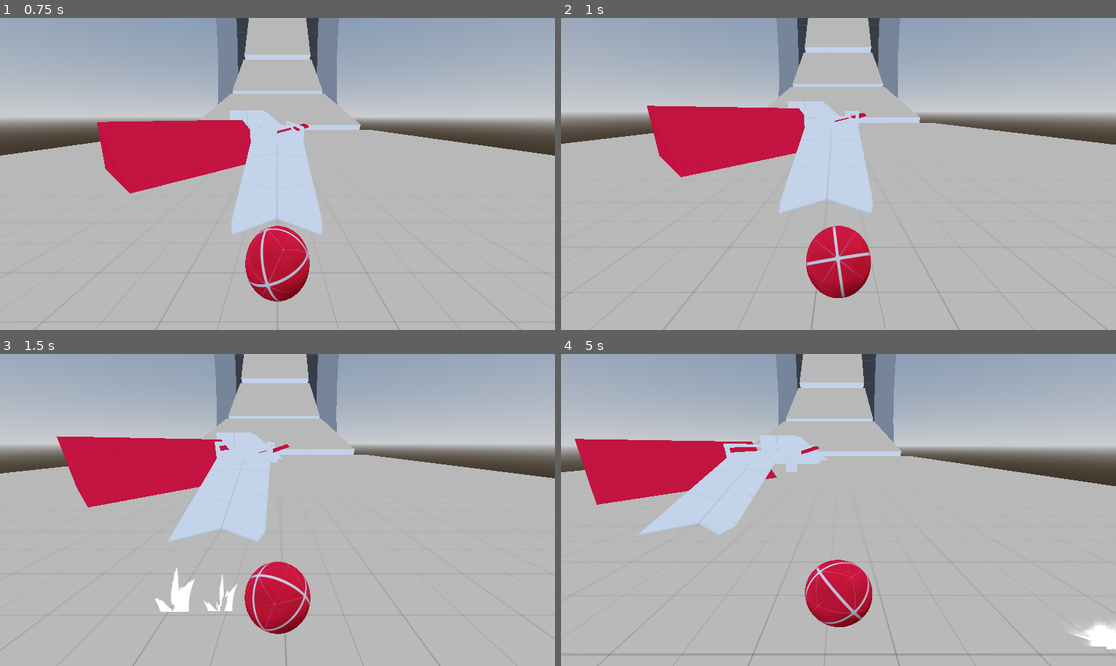
Above: before the commit, frames 1-4 (two rows, left to right).
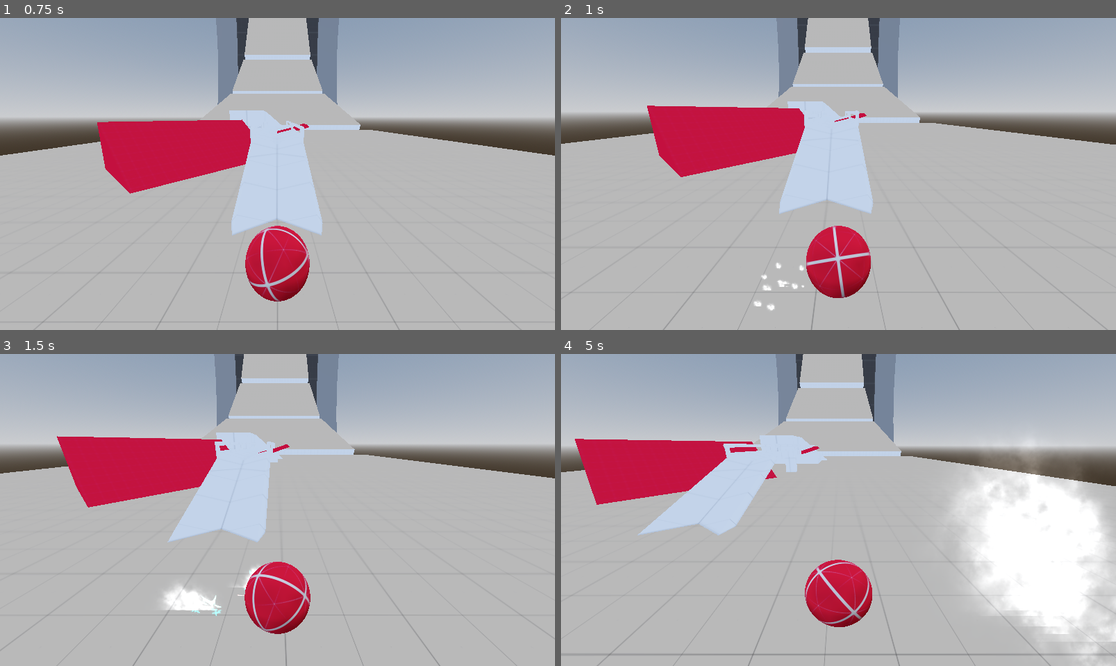
Above: after the commit, the same moments.

Repository: Bartticus/GMTK2025
Game: Godot game, scene res://Scenes/main/main.tscn
The game is run twice, just before and just after one commit, with the same random seed, the same clock (stepped at 60 frames per second) and the same inputs.
Inputs:
- Up to frame 1 (0.75 s): hold D (right) from 0.53 s (still down); hold Space (drift) from 0.53 s (still down)
- Up to frame 2 (1 s): keep holding D (right); keep holding Space (drift)
- Up to frame 3 (1.5 s): release D (right) at 1.28 s; release Space (drift) at 1.28 s; hold S (backward) from 1.28 s (still down); tap Space (drift) at 1.35 s
- Up to frame 4 (5 s): release S (backward) at 2.03 s; hold D (right) 2.03-2.78 s; hold Space (drift) 2.03-2.78 s; hold W (forward) 2.78-3.53 s; tap Space (drift) at 2.85, 4.35 s; hold Space (drift) 3.53-4.28 s; hold A (left) from 3.53 s (still down)

Frame 1 is identical in both runs. In frame 2, 0.1% of the frame differs, in the area x 34-46%, y 78-94%; in frame 3, 0.7%; in frame 4, 13%, in the area x 70-100%, y 29-100%.

Commit message:
Drift visuals fixed

Diff:
--- a/Scenes/marble/marble.gd
+++ b/Scenes/marble/marble.gd
@@ -22,11 +22,10 @@
 
 @onready var windSFX : AudioStreamPlayer3D = $windSFX
 
-var camera_initial_pos: Vector3
 var initial_friction: float
+var input_vector: Vector3
 
 func _ready() -> void:
-	camera_initial_pos = camera.position
 	camera_anchor.top_level = true
 	groundDetection1.top_level = true
 
@@ -41,15 +40,16 @@
 	visuals.visuals_handler(delta)
 	audio_handler()
 
-	camera_anchor.global_position = global_position# + camera_initial_pos
+	camera_anchor.global_position = global_position
 
 	groundDetection1.position = self.position
 
 func movement_handler(delta: float) -> void:
 	var f_input = Input.get_action_raw_strength("backward") - Input.get_action_raw_strength("forward")
 	var h_input = Input.get_action_raw_strength("left") - Input.get_action_raw_strength("right")
+	input_vector = Vector3(h_input, 0, -f_input) * 0.25
 
-	var camera_transform = camera.get_camera_transform()#camera_anchor.global_transform
+	var camera_transform = camera.get_camera_transform()
 
 	var f_force = f_input * torque * delta * camera_transform.basis.x.normalized()
 	var h_force = h_input * torque * delta * camera_transform.basis.z.normalized()
@@ -64,7 +64,9 @@
 var new_friction: float = 0
 
 func drift_handler(delta) -> void:
-	if not is_on_floor(): return
+	if not is_on_floor():
+		particle_handler(false)
+		return
 
 	if Input.is_action_just_pressed("drift"):
 		new_friction = 0
@@ -77,7 +79,7 @@
 		if new_friction < max_friction:
 			new_friction += 20
 
-		handle_particles(true)
+		particle_handler(true)
 
 	elif Input.is_action_just_released("drift"):
 		physics_material_override.friction = new_friction
@@ -85,23 +87,42 @@
 		var tween: Tween = create_tween()
 		tween.tween_property(self, "physics_material_override:friction", initial_friction, 2)
 
-		handle_particles(false)
+		particle_handler(false)
 
-func handle_particles(is_drifting: bool) -> void:
+var contact_pos: Vector3
+var rot_speed: float
+func particle_handler(is_drifting: bool) -> void:
+	rot_speed = angular_velocity.length()
+	var draw_size: Vector2 = Vector2(rot_speed, rot_speed) / 100
+	spark_particles1.draw_pass_1.size = draw_size
+	var hue: float = 0
+	if abs(rot_speed) < 50:
+		hue = .6
+	elif abs(rot_speed) < 100:
+		hue = .08
+	print(hue)
+	print(rot_speed)
+	var new_color = Color.from_hsv(hue, 1 , 100)
+	print(new_color)
+	spark_particles1.draw_pass_1.material.albedo_color = new_color
+	print(spark_particles1.draw_pass_1.material.albedo_color)
+
 	spark_particles1.emitting = is_drifting
 	spark_particles2.emitting = is_drifting
 
-	smoke_particles1.emitting = not is_drifting
-	smoke_particles2.emitting = not is_drifting
+	if not is_drifting:
+		smoke_particles1.restart()
+		smoke_particles1.emitting = true
+		smoke_particles1.global_position = particles.global_position + input_vector
+	smoke_particles2.emitting = is_drifting
 
 
 	var state = PhysicsServer3D.body_get_direct_state(get_rid())
 	if state:
 		for i in state.get_contact_count():
 			contact_pos = state.get_contact_local_position(i)
-	print(contact_pos)
 
-	particles.global_position = contact_pos
+	particles.global_position = contact_pos + input_vector
 
 func is_on_floor() -> bool:
 	for body in get_colliding_bodies():
@@ -120,11 +141,3 @@
 		rollSFX.volume_linear = 0
 
 	windSFX.volume_linear = marbleVOL / 100
-
-
-var contact_pos: Vector3
-#func _on_body_entered(body: Node) -> void:
-	#var state = PhysicsServer3D.body_get_direct_state(get_rid())
-	#if state:
-		#for i in state.get_contact_count():
-			#contact_pos = state.get_contact_local_position(i)
--- a/Scenes/marble/marble.tscn
+++ b/Scenes/marble/marble.tscn
@@ -44,17 +44,24 @@
 fractal_gain = 6.795
 
 [sub_resource type="Curve" id="Curve_o7fp8"]
-_data = [Vector2(0, 0), 0.0, 2.13933, 0, 0, Vector2(1, 1), 0.0, 0.0, 0, 0]
-point_count = 2
+_data = [Vector2(0, 0), 0.0, 3.16533, 0, 0, Vector2(0.102941, 1), 0.0, 0.0, 0, 0, Vector2(1, 0), -4.20225, 0.0, 0, 0]
+point_count = 3
 
 [sub_resource type="CurveTexture" id="CurveTexture_ld4xo"]
 curve = SubResource("Curve_o7fp8")
 
 [sub_resource type="ParticleProcessMaterial" id="ParticleProcessMaterial_fmvk0"]
 lifetime_randomness = 0.5
+angle_min = -180.0
+angle_max = 180.0
+direction = Vector3(1, 1, 1)
+spread = 180.0
+flatness = 1.0
+initial_velocity_min = 0.2
+initial_velocity_max = 0.2
 gravity = Vector3(0, 0.5, 0)
-scale_min = 0.1
-scale_max = 2.0
+scale_min = 0.5
+scale_max = 3.0
 scale_curve = SubResource("CurveTexture_ld4xo")
 hue_variation_min = -0.1
 hue_variation_max = 0.1
@@ -65,6 +72,7 @@
 cull_mode = 2
 shading_mode = 0
 vertex_color_use_as_albedo = true
+albedo_color = Color(0, 0.4, 1, 1)
 albedo_texture = ExtResource("9_xfd6w")
 billboard_mode = 3
 billboard_keep_scale = true
@@ -74,12 +82,24 @@
 
 [sub_resource type="QuadMesh" id="QuadMesh_o7fp8"]
 material = SubResource("StandardMaterial3D_0ovb4")
-
-[sub_resource type="ParticleProcessMaterial" id="ParticleProcessMaterial_ld4xo"]
+center_offset = Vector3(0, 0.2, 0)
+
+[sub_resource type="CurveXYZTexture" id="CurveXYZTexture_lhqa5"]
+
+[sub_resource type="ParticleProcessMaterial" id="ParticleProcessMaterial_0ovb4"]
 lifetime_randomness = 0.5
+angle_min = -132.9
+angle_max = 132.9
+directional_velocity_min = -1.00002
+directional_velocity_max = 0.999984
+directional_velocity_curve = SubResource("CurveXYZTexture_lhqa5")
 gravity = Vector3(0, 0.5, 0)
-scale_min = 0.1
-scale_max = 2.0
+radial_accel_min = -2.23517e-06
+radial_accel_max = -2.23517e-06
+tangential_accel_min = -2.0
+tangential_accel_max = 2.0
+scale_min = 0.5
+scale_max = 0.5
 scale_curve = SubResource("CurveTexture_ld4xo")
 hue_variation_min = -0.1
 hue_variation_max = 0.1
@@ -97,50 +117,60 @@
 particles_anim_v_frames = 1
 particles_anim_loop = false
 
-[sub_resource type="QuadMesh" id="QuadMesh_55j5u"]
+[sub_resource type="QuadMesh" id="QuadMesh_ld4xo"]
 material = SubResource("StandardMaterial3D_i5nwi")
 
 [sub_resource type="Gradient" id="Gradient_koch1"]
-colors = PackedColorArray(1, 1, 1, 1, 0, 0, 0, 1)
+offsets = PackedFloat32Array(0, 0.172727, 1)
+colors = PackedColorArray(1, 1, 1, 1, 0.324675, 0.324675, 0.324675, 1, 0, 0, 0, 1)
 
 [sub_resource type="GradientTexture1D" id="GradientTexture1D_47kih"]
 gradient = SubResource("Gradient_koch1")
 
 [sub_resource type="ParticleProcessMaterial" id="ParticleProcessMaterial_ehthu"]
-lifetime_randomness = 0.5
+lifetime_randomness = 0.19
+emission_shape = 1
+emission_sphere_radius = 0.5
+gravity = Vector3(0, 0.05, 0)
+scale_min = 0.1
+scale_max = 5.0
+scale_curve = SubResource("CurveTexture_ld4xo")
+color_ramp = SubResource("GradientTexture1D_47kih")
+turbulence_enabled = true
+turbulence_noise_strength = 1.35
+turbulence_noise_scale = 3.595
+turbulence_influence_min = 0.254
+turbulence_influence_max = 0.254
+turbulence_initial_displacement_min = -0.0999985
+turbulence_initial_displacement_max = 0.100001
+
+[sub_resource type="StandardMaterial3D" id="StandardMaterial3D_470xv"]
+transparency = 1
+blend_mode = 1
+cull_mode = 2
+shading_mode = 0
+vertex_color_use_as_albedo = true
+albedo_texture = ExtResource("10_lhqa5")
+billboard_keep_scale = true
+
+[sub_resource type="QuadMesh" id="QuadMesh_a0fhv"]
+material = SubResource("StandardMaterial3D_470xv")
+
+[sub_resource type="ParticleProcessMaterial" id="ParticleProcessMaterial_lhqa5"]
+lifetime_randomness = 0.19
+emission_shape = 1
+emission_sphere_radius = 0.01
 gravity = Vector3(0, 0.2, 0)
-scale_min = 0.1
-scale_max = 3.0
+scale_max = 2.0
 scale_curve = SubResource("CurveTexture_ld4xo")
 color_ramp = SubResource("GradientTexture1D_47kih")
 hue_variation_min = -2.23517e-08
 hue_variation_max = -2.23517e-08
-
-[sub_resource type="StandardMaterial3D" id="StandardMaterial3D_470xv"]
-transparency = 1
-blend_mode = 1
-cull_mode = 2
-shading_mode = 0
-vertex_color_use_as_albedo = true
-albedo_texture = ExtResource("10_lhqa5")
-billboard_mode = 3
-billboard_keep_scale = true
-particles_anim_h_frames = 1
-particles_anim_v_frames = 1
-particles_anim_loop = false
-
-[sub_resource type="QuadMesh" id="QuadMesh_a0fhv"]
-material = SubResource("StandardMaterial3D_470xv")
-
-[sub_resource type="ParticleProcessMaterial" id="ParticleProcessMaterial_lhqa5"]
-lifetime_randomness = 0.5
-gravity = Vector3(0, 0.2, 0)
-scale_min = 0.1
-scale_max = 3.0
-scale_curve = SubResource("CurveTexture_ld4xo")
-color_ramp = SubResource("GradientTexture1D_47kih")
-hue_variation_min = -2.23517e-08
-hue_variation_max = -2.23517e-08
+turbulence_enabled = true
+turbulence_noise_strength = 15.38
+turbulence_noise_scale = 10.0
+turbulence_influence_min = 0.0
+turbulence_influence_max = 1.0
 
 [sub_resource type="StandardMaterial3D" id="StandardMaterial3D_fmvk0"]
 transparency = 1
@@ -226,6 +256,9 @@
 
 [node name="DriftSparkParticles1" type="GPUParticles3D" parent="Particles"]
 transform = Transform3D(0.707107, 0, 0.707107, 0, 1, 0, -0.707107, 0, 0.707107, 0, 0, 0)
+emitting = false
+amount = 12
+speed_scale = 2.0
 explosiveness = 0.15
 randomness = 0.44
 process_material = SubResource("ParticleProcessMaterial_fmvk0")
@@ -234,27 +267,33 @@
 [node name="DriftSparkParticles2" type="GPUParticles3D" parent="Particles/DriftSparkParticles1"]
 transform = Transform3D(1.31134e-07, 0, -1, 0, 1, 0, 1, 0, 1.31134e-07, 0, 0, 0)
 emitting = false
-explosiveness = 0.15
+amount = 10
+speed_scale = 1.5
 randomness = 0.44
-process_material = SubResource("ParticleProcessMaterial_ld4xo")
-draw_pass_1 = SubResource("QuadMesh_55j5u")
+process_material = SubResource("ParticleProcessMaterial_0ovb4")
+draw_pass_1 = SubResource("QuadMesh_ld4xo")
 
 [node name="DriftSmokeParticles1" type="GPUParticles3D" parent="Particles"]
 transform = Transform3D(0.707107, 0, 0.707107, 0, 1, 0, -0.707107, 0, 0.707107, 0, 0, 0)
 emitting = false
 amount = 20
-lifetime = 3.0
+lifetime = 8.0
 one_shot = true
-explosiveness = 0.85
-randomness = 0.44
+speed_scale = 5.0
+explosiveness = 1.0
+randomness = 0.48
+fixed_fps = 60
+transform_align = 3
 process_material = SubResource("ParticleProcessMaterial_ehthu")
 draw_pass_1 = SubResource("QuadMesh_a0fhv")
 
 [node name="DriftSmokeParticles2" type="GPUParticles3D" parent="Particles/DriftSmokeParticles1"]
-transform = Transform3D(-0.258819, 0, 0.965926, 0, 1, 0, -0.965926, 0, -0.258819, 0, 0, 0)
-emitting = false
-one_shot = true
-explosiveness = 0.15
+emitting = false
+amount = 20
+lifetime = 3.79
+preprocess = 0.45
+speed_scale = 2.29
 randomness = 0.44
+transform_align = 3
 process_material = SubResource("ParticleProcessMaterial_lhqa5")
 draw_pass_1 = SubResource("QuadMesh_0ovb4")
--- a/Scenes/marble/visuals.gd
+++ b/Scenes/marble/visuals.gd
@@ -43,7 +43,7 @@
 
 	smoothed_velocity = smoothed_velocity.lerp(marble.linear_velocity, delta * 7.0)
 	if not Vector3.UP.cross(-smoothed_velocity.normalized()).is_zero_approx() \
-	and smoothed_velocity != Vector3.ZERO:
+	and not smoothed_velocity.is_zero_approx():
 		look_at(global_position + smoothed_velocity)
 
 	marble_mesh.global_rotation = marble.global_rotation
Not shown: 1 places in Scenes/main/main.tscn that only renumber resources
Not shown: 1 places in Scenes/marble/marble.tscn that only renumber resources
